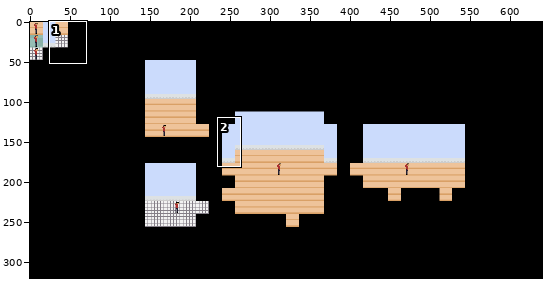
Pixel-art file: PadlockGamePractice/assets/images/aesprite-files/tilemap.aseprite. Above, an overview of the earlier version with the close-up marked.
Close-up. As it was:
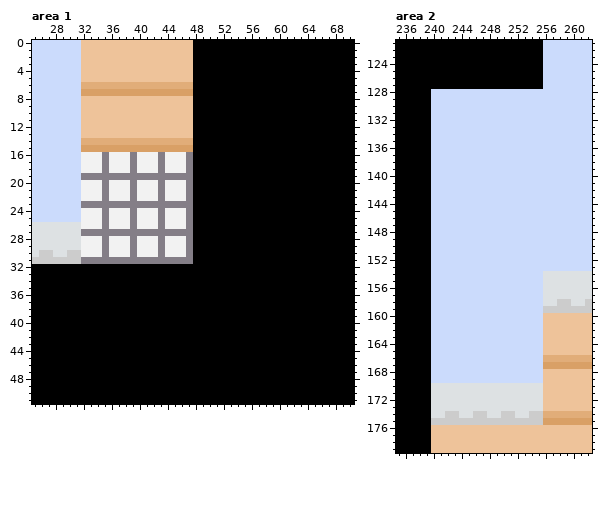
640x320 pixels, 1 frame. Colours within 5 levels of each other are drawn and written as one. Shown: area 1: x 25..70, y 0..51; area 2: x 235..262, y 121..179. The commit also changed other parts of the picture, which this record leaves out.
After the commit:
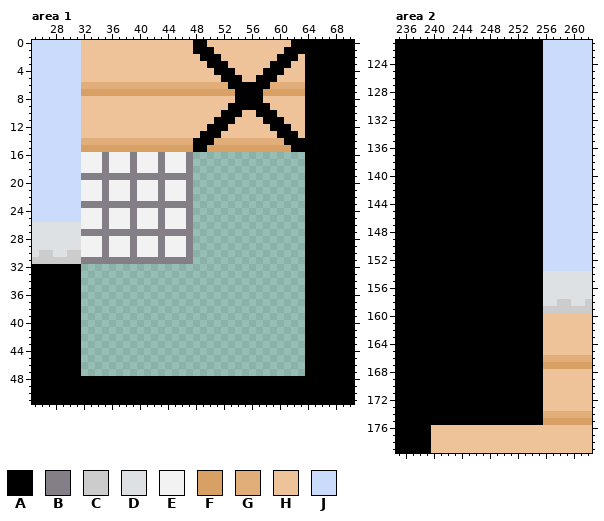
Palette (. is transparent): A #000000  B #847e87  C #cccccc  D #dde1e3  E #f2f2f2  F #d9a066  G #e1ad79  H #eec39a  J #cbdbfc
What changed:
Area 1, layer "concept":
Colour F replaces colour A in row 7 at x 48 to 53 and 58 to 63; in row 15 at x 50 to 61.
Colour G replaces colour A in row 6 at x 48 to 52 and 59 to 63; in row 14 at x 51 to 60.
Colour H replaces colour A in row 0 at x 50 to 61; in row 1 at x 51 to 60; in row 2 at x 48, 52 to 59 and 63; in row 3 at x 48 to 49, 53 to 58 and 62 to 63; in row 4 at x 48 to 50, 54 to 57 and 61 to 63; in row 5 at x 48 to 51, 55 to 56 and 60 to 63.
Colour H replaces colour A in row 8 at x 48 to 53 and 58 to 63; in row 9 at x 48 to 52 and 59 to 63; in row 10 at x 48 to 51, 55 to 56 and 60 to 63; in row 11 at x 48 to 50, 54 to 57 and 61 to 63; in row 12 at x 48 to 49, 53 to 58 and 62 to 63; in row 13 at x 48, 52 to 59 and 63.
The author cleared colour A in rows 16 to 31 at x 48 to 63; in rows 32 to 47 at x 32 to 63.
Area 2, layer "concept":
Colour A replaces colour C in row 174 at x 242 to 243, 246 to 247, 250 to 251 and 254 to 255; in row 175 at x 240 to 255.
Colour A replaces colour D in rows 170 to 173 at x 240 to 255; in row 174 at x 240 to 241, 244 to 245, 248 to 249 and 252 to 253.
Colour A replaces colour J in rows 128 to 169 at x 240 to 255.
